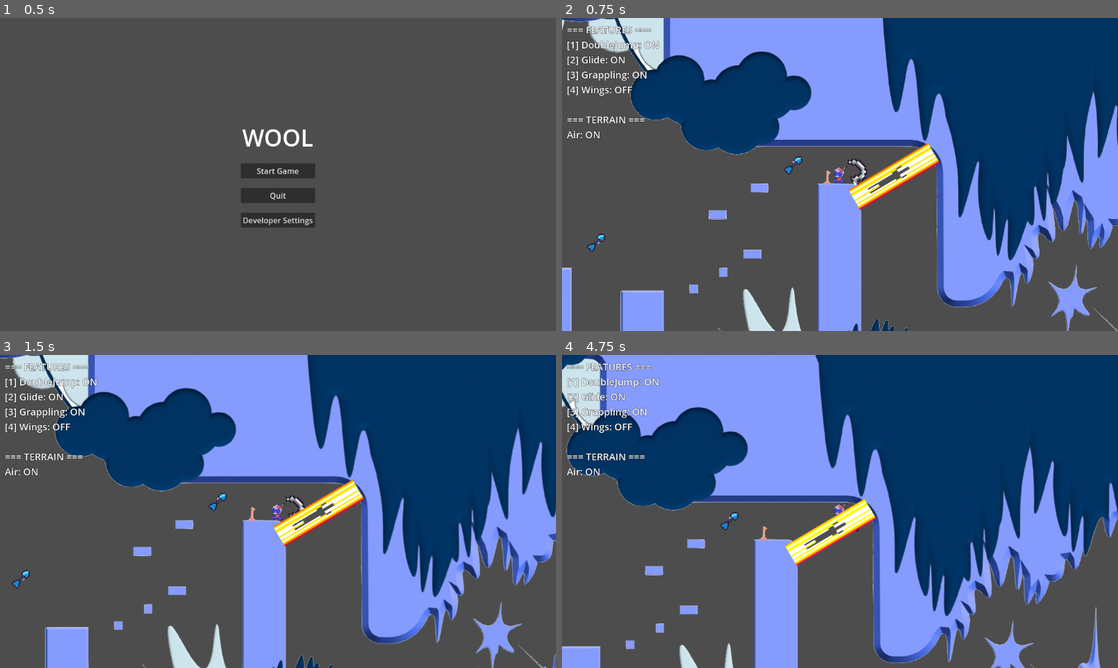
Above: before the commit, frames 1-4 (two rows, left to right).
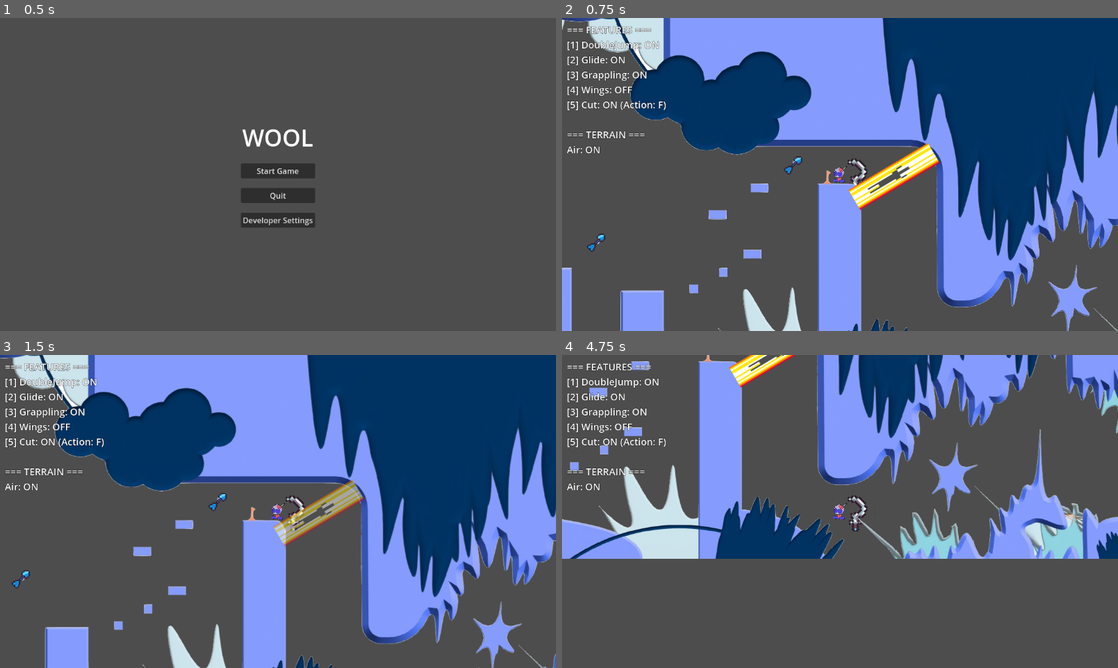
Above: after the commit, the same moments.

Repository: EliasSteffen/Wool
Game: Godot game, scene res://scenes/ui/main_menu.tscn
The game is run twice, just before and just after one commit, with the same random seed, the same clock (stepped at 60 frames per second) and the same inputs.
Inputs:
- Up to frame 1 (0.5 s): no input
- Up to frame 2 (0.75 s): click "Start Game" at 0.5 s
- Up to frame 3 (1.5 s): tap Enter at 1.25 s; hold Right (move_right) from 1.28 s (still down); tap F (interact) at 1.35 s
- Up to frame 4 (4.75 s): tap Space (jump) at 1.52, 2.27, 3.77, 4.52 s; tap 5 at 1.55, 2.1, 3.05, 4.35 s; tap F (interact) at 2.3, 3.6 s; release Right (move_right) at 2.78 s; hold A (move_left) 2.78-3.53 s; tap E (grapple) at 2.85 s; hold Right (move_right) from 3.53 s (still down)

Frame 1 is identical in both runs. In frame 2, 0.5% of the frame differs, in the area x 0-19%, y 26-44%; in frame 3, 1.7%; in frame 4, 67%, in the area x 0-100%, y 0-100%.

Commit message:
feat: Implementiere Interaktionssystem mit Cut-Funktion und visueller Eingabeaufforderung

Diff:
--- a/scripts/characters/base_player.gd
+++ b/scripts/characters/base_player.gd
@@ -24,6 +24,9 @@
 var _direction: float = 0.0
 var _debug_key_pressed: Dictionary = {}  # Track key state for debouncing
 var _debug_label: Label = null  # Debug UI label for feature status
+var _interaction_prompt_label: Label = null
+var _all_interactions: Array[Interaction] = []
+const INTERACTION_PROMPT_DISTANCE: float = 500.0
 
 # === ONREADY VARIABLES ===
 @onready var camera: Camera2D = $Camera2D if has_node("Camera2D") else null
@@ -34,6 +37,7 @@
 @onready var wings_feature: WingsFeature = get_feature_by_type(WingsFeature)
 @onready var double_jump_feature: DoubleJumpFeature = get_feature_by_type(DoubleJumpFeature)
 @onready var glide_feature: GlideFeature = get_feature_by_type(GlideFeature)
+var cut_feature: CutFeature
 
 # === BUILT-IN METHODS ===
 func _ready() -> void:
@@ -42,6 +46,8 @@
 	call_deferred("_get_features")
 	# Setup debug UI
 	call_deferred("_setup_debug_ui")
+	call_deferred("_setup_interaction_prompt_label")
+	call_deferred("_collect_all_interactions")
 
 func _setup_tweakables() -> void:
 	super._setup_tweakables()
@@ -71,6 +77,17 @@
 	double_jump_feature = get_feature_by_type(DoubleJumpFeature)
 	glide_feature = get_feature_by_type(GlideFeature)
 
+	# Ensure CutFeature exists
+	cut_feature = get_feature_by_type(CutFeature)
+	if not cut_feature:
+		print("BasePlayer: CutFeature not found, creating it...")
+		cut_feature = CutFeature.new()
+		cut_feature.name = "CutFeature"
+		if features_container:
+			features_container.add_child(cut_feature)
+		else:
+			add_child(cut_feature)
+
 	# Setup pickaxe sprite if it's directly a Sprite2D
 	if pickaxe is Sprite2D and not pickaxe_sprite:
 		pickaxe_sprite = pickaxe
@@ -78,6 +95,7 @@
 func _process(delta: float) -> void:
 	_update_pickaxe_visual()
 	_update_debug_ui()
+	_update_interaction_prompt()
 
 # === OVERRIDDEN METHODS ===
 
@@ -136,6 +154,9 @@
 	# 4 = Wings
 	toggle_feature.call(KEY_4, wings_feature, "Wings")
 
+	# 5 = Cut
+	toggle_feature.call(KEY_5, cut_feature, "Cut")
+
 func _handle_feature_inputs() -> void:
 	# Let all features handle their own input
 	for feature in get_features():
@@ -304,6 +325,68 @@
 		pickaxe.position = Vector2(32, 0)
 		pickaxe.rotation = -0.785398  # -45 degrees
 		pickaxe.scale = Vector2(1.0, 1.0)
+
+func _setup_interaction_prompt_label() -> void:
+	_interaction_prompt_label = Label.new()
+	_interaction_prompt_label.visible = false
+	_interaction_prompt_label.horizontal_alignment = HORIZONTAL_ALIGNMENT_CENTER
+	_interaction_prompt_label.vertical_alignment = VERTICAL_ALIGNMENT_BOTTOM
+	_interaction_prompt_label.position = Vector2(-100, -100) # Above player
+	_interaction_prompt_label.size = Vector2(200, 30)
+	_interaction_prompt_label.z_index = 100
+	_interaction_prompt_label.add_theme_color_override("font_outline_color", Color.BLACK)
+	_interaction_prompt_label.add_theme_constant_override("outline_size", 4)
+	add_child(_interaction_prompt_label)
+
+func _collect_all_interactions() -> void:
+	var nodes = get_tree().get_nodes_in_group("interactions")
+	for node in nodes:
+		if node is Interaction:
+			_all_interactions.append(node)
+
+func _update_interaction_prompt() -> void:
+	if _all_interactions.is_empty():
+		return
+
+	var closest_interaction: Interaction = null
+	var closest_dist: float = INTERACTION_PROMPT_DISTANCE
+
+	for interaction in _all_interactions:
+		if not is_instance_valid(interaction) or not interaction.is_active:
+			continue
+
+		var dist = global_position.distance_to(interaction.global_position)
+		if dist < closest_dist:
+			closest_dist = dist
+			closest_interaction = interaction
+
+	if closest_interaction:
+		_show_interaction_prompt(closest_interaction)
+	else:
+		_interaction_prompt_label.visible = false
+
+func _show_interaction_prompt(interaction: Interaction) -> void:
+	var action = interaction.prompt_action
+	var text = interaction.prompt_text
+
+	if action == "" and text == "":
+		_interaction_prompt_label.visible = false
+		return
+
+	var key_text = ""
+	if action != "":
+		var events = InputMap.action_get_events(action)
+		if events.size() > 0:
+			key_text = events[0].as_text().split(" ")[0]
+
+	var prompt = ""
+	if key_text != "":
+		prompt = "Drücke %s, um %s zu tun" % [key_text, text]
+	else:
+		prompt = text
+
+	_interaction_prompt_label.text = prompt
+	_interaction_prompt_label.visible = true
 
 ## Setup debug UI to show active features
 func _setup_debug_ui() -> void:
@@ -368,6 +451,15 @@
 	else:
 		text += "[4] NOT FOUND\n"
 
+	# 5. Cut
+	if cut_feature:
+		var status: String = "OFF"
+		if cut_feature.enabled:
+			status = "ON"
+		text += "[5] %s: %s (Action: F)\n" % [cut_feature.feature_name, status]
+	else:
+		text += "[5] Cut: NOT FOUND\n"
+
 	# Terrain
 	text += "\n=== TERRAIN ===\n"
 	text += "%s: ON" % current_terrain.terrain_name
--- a/scripts/features/cut_feature.gd
+++ b/scripts/features/cut_feature.gd
@@ -12,20 +12,43 @@
 func _ready() -> void:
 	feature_name = "Cut"
 	enabled = true
+	# Activate by default so it can listen for input
+	activate()
 
 # === OVERRIDDEN METHODS ===
+## Override is_active to always return enabled for this passive feature
+func is_active() -> bool:
+	return enabled
+
 func handle_input(character: BaseCharacter) -> void:
 	if not is_active():
 		return
 
 	if Input.is_action_just_pressed(cut_input_action):
+		print("CutFeature: Input detected!")
 		_try_cut(character)
 
 # === PRIVATE METHODS ===
 func _try_cut(character: BaseCharacter) -> void:
+	print("CutFeature: Trying to cut...")
 	# Check for nearby ThreadInteractions
-	for interaction in character.nearby_interactions:
-		if interaction is ThreadInteraction:
-			interaction.cut_thread()
-			# Optional: Play cut animation/sound on character
-			return # Cut one at a time
+	# We search for the closest thread within the interaction range (500px)
+	# to match the prompt label visibility.
+
+	var closest_thread: ThreadInteraction = null
+	var closest_dist: float = 500.0 # Match prompt distance
+
+	# Check all interactions in the group "interactions"
+	# This is safer than relying on nearby_interactions which depends on Area2D size
+	var interactions = character.get_tree().get_nodes_in_group("interactions")
+
+	for node in interactions:
+		if node is ThreadInteraction and node.is_active and node.is_cuttable:
+			var dist = character.global_position.distance_to(node.global_position)
+			if dist < closest_dist:
+				closest_dist = dist
+				closest_thread = node
+
+	if closest_thread:
+		closest_thread.cut_thread()
+		# Optional: Play cut animation/sound on character
--- a/scripts/interactions/interaction.gd
+++ b/scripts/interactions/interaction.gd
@@ -34,6 +34,7 @@
 
 # === BUILT-IN METHODS ===
 func _ready() -> void:
+	add_to_group("interactions")
 	_setup_prompt_label()
 
 	body_entered.connect(_on_body_entered)
@@ -162,9 +163,17 @@
 		_on_character_entered(body)
 		character_in_range.emit(body, self)
 
+		# Direct registration with character (more robust than scene tree search)
+		if body.has_method("add_nearby_interaction"):
+			body.add_nearby_interaction(self)
+
 func _on_body_exited(body: Node2D) -> void:
 	if body is CharacterBody2D:
 		_characters_in_range.erase(body)
 		_update_visual()
 		_on_character_exited(body)
 		character_out_of_range.emit(body, self)
+
+		# Direct deregistration
+		if body.has_method("remove_nearby_interaction"):
+			body.remove_nearby_interaction(self)
--- a/scripts/interactions/thread.gd
+++ b/scripts/interactions/thread.gd
@@ -10,6 +10,10 @@
 
 # === EXPORTED VARIABLES ===
 @export var is_cuttable: bool = true
+@export var cut_texture: Texture2D ## Texture to display when cut
+
+# === ONREADY VARIABLES ===
+@onready var obstacle_collision: CollisionShape2D = $StaticBody2D/CollisionShape2D
 
 # === OVERRIDDEN METHODS ===
 func _setup_interaction() -> void:
@@ -27,5 +31,27 @@
 
 # === PUBLIC METHODS ===
 func cut_thread() -> void:
+	if not is_cuttable:
+		return
+
+	print("Cutting thread: ", name)
+	is_cuttable = false
+	is_active = false # Prevent further interaction
 	cut.emit()
-	queue_free()
+
+	# Visual feedback
+	if cut_texture:
+		sprite.texture = cut_texture
+	else:
+		# Fallback: make it semi-transparent
+		sprite.modulate.a = 0.5
+
+	# Disable physical collision
+	if obstacle_collision:
+		obstacle_collision.set_deferred("disabled", true)
+	else:
+		push_warning("ThreadInteraction: No collision shape found to disable!")
+
+	# Hide prompt immediately
+	if prompt_label:
+		prompt_label.visible = false
